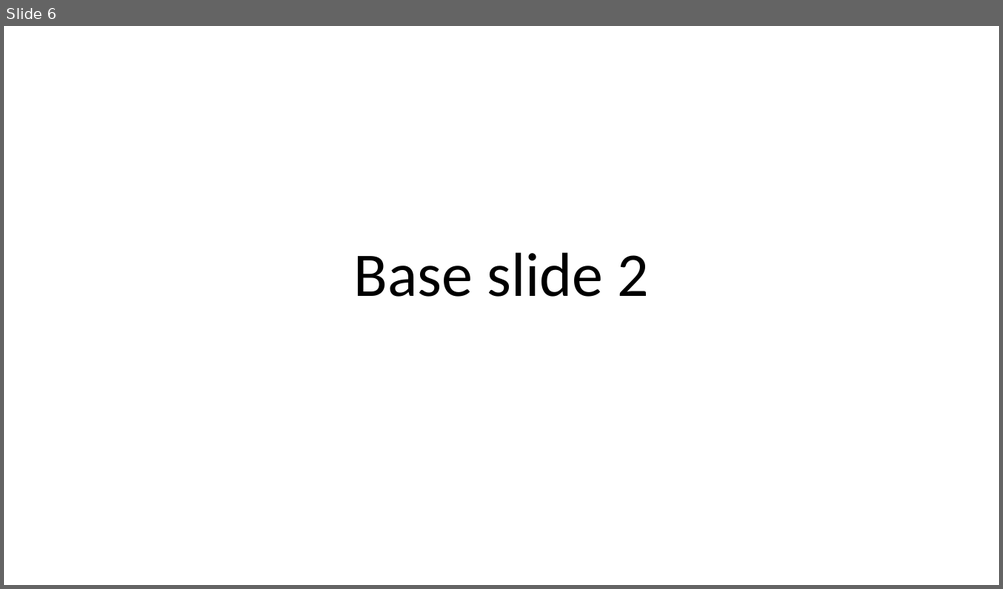
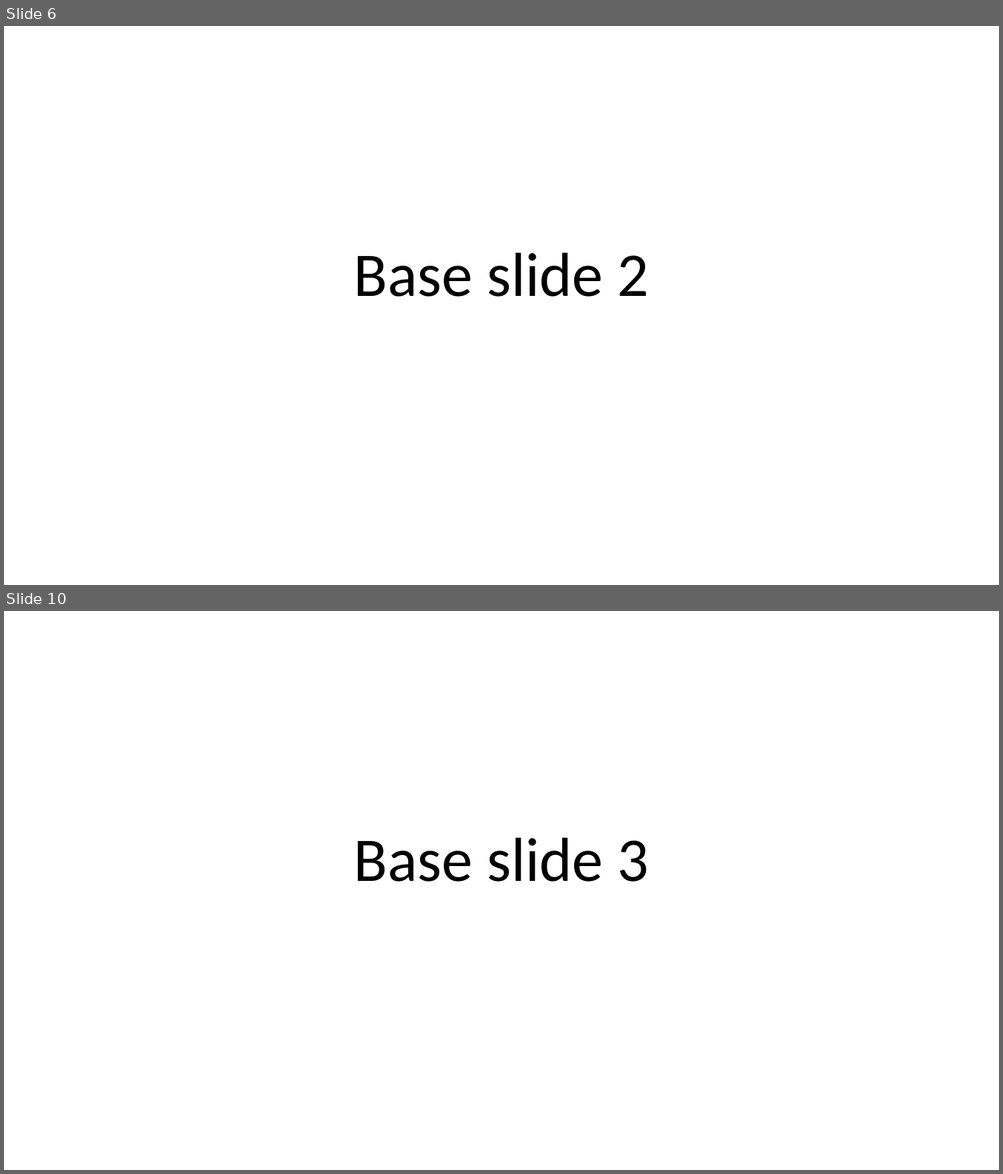
Before and after one commit to neopragma/docgen, a slide deck: spec/data/temp.pptx. Shown one above the other, each under a label of ours: slide 6 before the commit, slides 6 and 10 after it; the slides between them are not shown. The pictures are 1003x589 and 1003x1174 pixels, drawn with LibreOffice and Linux fonts; fonts in the diff are those of the drawing. Boxes give left, top, right and bottom in pixels: in the first picture for what was removed or moved away, otherwise in the second. Text is boxed around its words. In the diff, an @@ line names an element or a change of style, - is before the commit and + after.

```diff
--- a/spec/data/temp.pptx
+++ b/spec/data/temp.pptx
@@ slide 10 added at box(4, 611, 999, 1170), background #FFFFFF @@
@@ text added at box(354, 837, 649, 882), 60 pt, text #000000 @@
+Base slide 3
```
Also in this commit, not shown: 3 other slides added, 4 other files.
